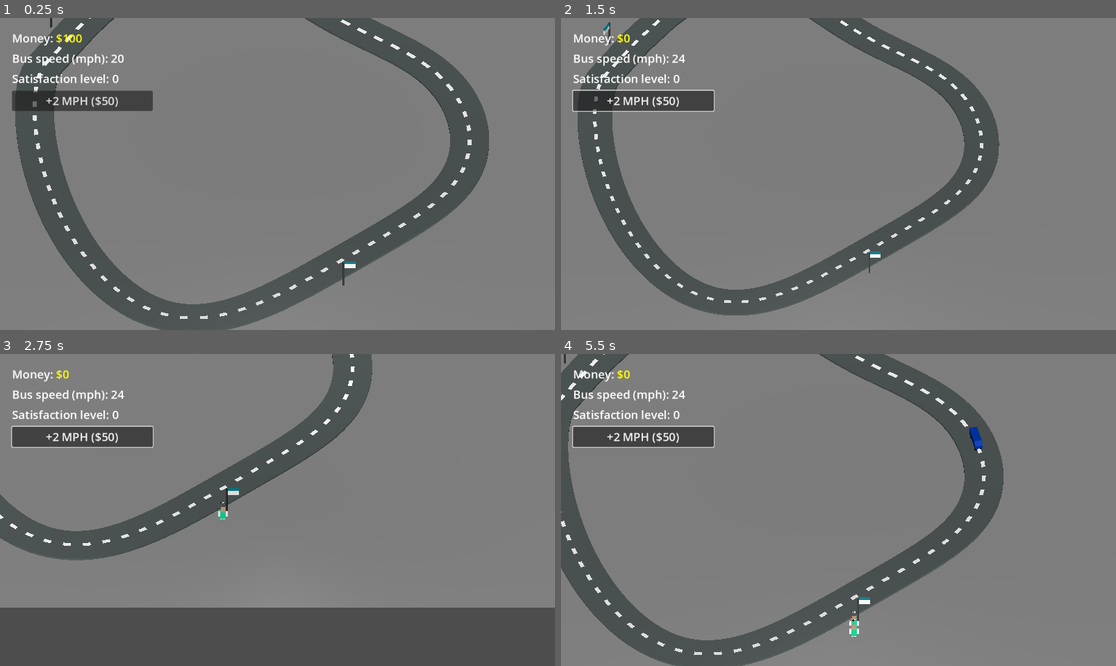
Above: before the commit, frames 1-4 (two rows, left to right).
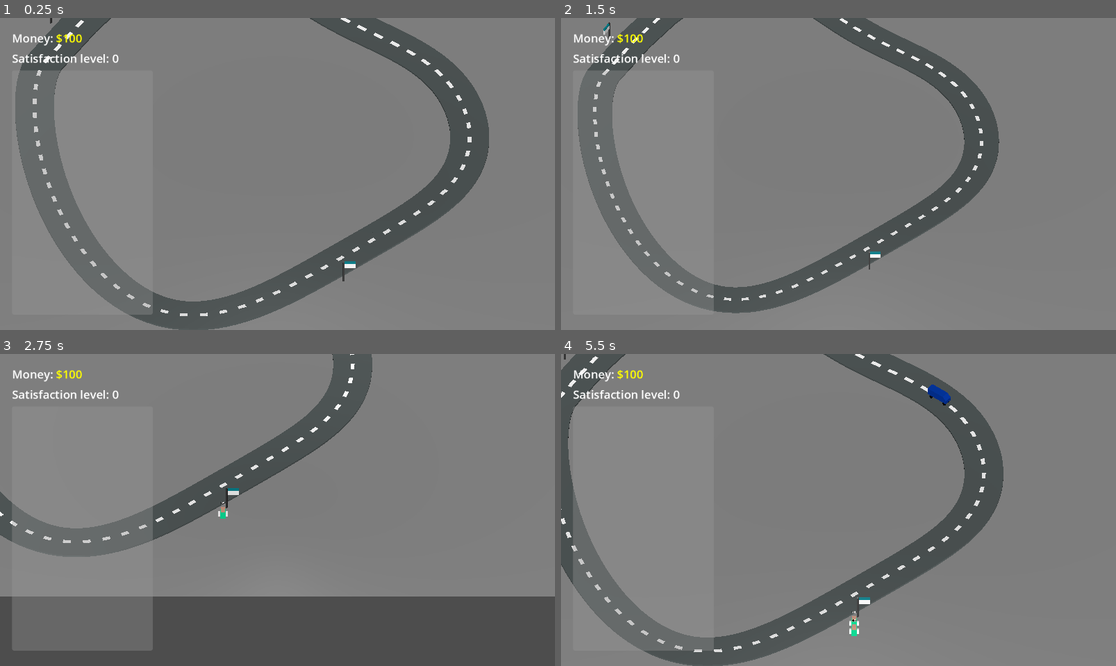
Above: after the commit, the same moments.

Repository: RaymoZou/gmtk-2025
Game: Godot game, scene res://scenes/main.tscn
Same seed, same stepped clock (60 frames per second), same inputs: the game is played once before the commit and once after it.
Inputs (mouse positions are in pixels of both pictures, inside the frame that each line leads up to):
- Up to frame 1 (0.25 s): no input
- Up to frame 2 (1.5 s): click (644, 102) at 0.5 s, where only the run before the commit has a clickable "+2 MPH ($50)"; tap Enter at 1.25 s; move the mouse to (960, 158) at 1.27 s; hold Right (ui_right) from 1.28 s (still down); tap Mouse wheel down (scroll_down) at 1.35 s; click (960, 158) at 1.42 s
- Up to frame 3 (2.75 s): move the mouse to (166, 525) at 2.02 s; release Right (ui_right) at 2.03 s; hold Down (ui_down) from 2.03 s (still down); tap Mouse wheel up (scroll_up) at 2.1 s
- Up to frame 4 (5.5 s): move the mouse to (894, 441) at 2.77 s; release Down (ui_down) at 2.78 s; hold Right (ui_right) 2.78-3.53 s; tap Mouse wheel down (scroll_down) at 2.85, 4.35 s; move the mouse to (810, 572) at 3.52 s; hold Up (ui_up) 3.53-4.28 s; tap Mouse wheel up (scroll_up) at 3.6, 5.1 s; click (810, 572) at 3.67 s; move the mouse to (1005, 556) at 4.27 s; hold Left (ui_left) from 4.28 s (still down); move the mouse to (672, 463) at 5.02 s

The runs differ from the first frame. In frame 1, 10% of the frame differs, in the area x 2-89%, y 0-100%; in frame 2, 9.2%; in frame 3, 13%, in the area x 0-100%, y 0-96%; in frame 4, 8.2%.

Commit message:
add: selectable bus and station ui

Diff:
--- a/scenes/Station.tscn
+++ b/scenes/Station.tscn
@@ -15,6 +15,7 @@
 
 [node name="Area3D" type="Area3D" parent="."]
 transform = Transform3D(1, 0, 0, 0, 1, 0, 0, 0, 1, 0.306397, 0.813954, -0.839338)
+collision_layer = 2
 
 [node name="CollisionShape3D" type="CollisionShape3D" parent="Area3D"]
 shape = SubResource("BoxShape3D_j74gr")
--- a/scenes/bus.tscn
+++ b/scenes/bus.tscn
@@ -9,6 +9,7 @@
 size = Vector3(1, 1, 1.12219)
 
 [node name="Bus" type="Area3D"]
+collision_mask = 2
 script = ExtResource("1_n5sl8")
 highlight_mat = ExtResource("2_38u8m")
 
--- a/scenes/main.tscn
+++ b/scenes/main.tscn
@@ -8,10 +8,19 @@
 [ext_resource type="PackedScene" uid="uid://43qq4is5khe5" path="res://scenes/Station.tscn" id="7_5vw27"]
 [ext_resource type="PackedScene" uid="uid://irdt2436v4j2" path="res://scenes/loop1.tscn" id="7_272bh"]
 
+[sub_resource type="WorldBoundaryShape3D" id="WorldBoundaryShape3D_o6xl0"]
+
 [node name="Main" type="Node2D"]
 
 [node name="CSGBox3D" type="CSGBox3D" parent="."]
-transform = Transform3D(247.684, 0, 0, 0, 1, 0, 0, 0, 225.866, 0, -2, 0)
+transform = Transform3D(247.684, 0, 0, 0, 1, 0, 0, 0, 225.866, 0, 0, 0)
+
+[node name="Area3D" type="StaticBody3D" parent="CSGBox3D"]
+collision_layer = 4
+collision_mask = 4
+
+[node name="CollisionShape3D" type="CollisionShape3D" parent="CSGBox3D/Area3D"]
+shape = SubResource("WorldBoundaryShape3D_o6xl0")
 
 [node name="Camera3D" parent="." instance=ExtResource("1_1bvp3")]
 transform = Transform3D(1, 0, 0, 0, 0.707107, 0.707107, 0, -0.707107, 0.707107, 0, 36, 29)
@@ -20,7 +29,7 @@
 transform = Transform3D(1, 0, 0, 0, 0.707107, 0.707107, 0, -0.707107, 0.707107, -3, 9, 7)
 
 [node name="Path3D" type="Path3D" parent="."]
-transform = Transform3D(1, 0, 0, 0, 1, 0, 0, 0, 1, 0, 0, -21)
+transform = Transform3D(1, 0, 0, 0, 1, 0, 0, 0, 1, 0, 1, -21)
 curve = ExtResource("2_kek77")
 
 [node name="PathFollow3D" type="PathFollow3D" parent="Path3D"]
--- a/scenes/ui.tscn
+++ b/scenes/ui.tscn
@@ -8,6 +8,7 @@
 anchors_preset = 0
 offset_right = 330.0
 offset_bottom = 257.0
+theme = ExtResource("2_m6e0p")
 script = ExtResource("1_fyqef")
 
 [node name="VBoxContainer" type="VBoxContainer" parent="."]
@@ -15,8 +16,7 @@
 offset_left = 25.0
 offset_top = 25.0
 offset_right = 317.0
-offset_bottom = 314.0
-theme = ExtResource("2_m6e0p")
+offset_bottom = 616.0
 
 [node name="MoneyLabel" type="RichTextLabel" parent="VBoxContainer"]
 unique_name_in_owner = true
@@ -25,24 +25,19 @@
 text = "Money: $100"
 fit_content = true
 
-[node name="SpeedLabel" type="RichTextLabel" parent="VBoxContainer"]
-unique_name_in_owner = true
-layout_mode = 2
-text = "Bus speed (mph): 20"
-fit_content = true
-
 [node name="SatisfactionLabel" type="RichTextLabel" parent="VBoxContainer"]
 unique_name_in_owner = true
 layout_mode = 2
 text = "Satisfaction level: 0"
 fit_content = true
 
-[node name="BusButton" type="Button" parent="VBoxContainer"]
+[node name="PanelContainer" type="PanelContainer" parent="VBoxContainer"]
+layout_mode = 2
+size_flags_vertical = 3
+
+[node name="SelectableDisplay" type="VBoxContainer" parent="VBoxContainer/PanelContainer"]
 unique_name_in_owner = true
 layout_mode = 2
-tooltip_text = "Increases the speed of the bus - vroooooom."
-theme = ExtResource("2_m6e0p")
-text = "+2 MPH ($50)"
 
 [node name="GameOver" type="VBoxContainer" parent="."]
 visible = false
--- a/scripts/Station.gd
+++ b/scripts/Station.gd
@@ -43,6 +43,11 @@
 			mesh.material_overlay = highlight_mat
 			SignalBus.selected.emit(self)
 
+func update_capacity():
+	# TODO:
+	print("updating capacity")
+	pass
+
 # TODO: this is copy and paste from bus.gd - refactor into own scene
 func _on_selected(object: Node):
 	if object != self:
@@ -52,11 +57,10 @@
 # 1) unloads current passengers
 # 2) loads new passengers based on available space of bus
 func _on_area_entered(bus: Area3D) -> void:
-	# Drop off passengers first
 	bus.unload_passengers(self)
-	# Then load passengers
 	var available_space : int = bus.capacity - bus.passengers.size()
-	for i in available_space:
+	var passengers_to_load : int = min(available_space, passengers.size())
+	for i in passengers_to_load:
 		var p : Passenger = passengers.pop_front()
 		print_debug("loading passenger: %s" % p)
 		p.board_bus()
--- a/scripts/bus.gd
+++ b/scripts/bus.gd
@@ -2,20 +2,20 @@
 
 class_name Bus
 
-const SPEED_INCREMENT : int = 2
+const SPEED_INCREMENT: int = 2
+const SPEED_COST : int = 50 # how much a speed increment costs
 var passengers: Array[Passenger]
-var speed : int = 20
-var capacity : int = 3
+var speed: int = 20
+var capacity: int = 3
 
-@onready var audio_stream_player_3d : AudioStreamPlayer3D = %AudioStreamPlayer3D
-@export var highlight_mat : Resource
-@onready var mesh : MeshInstance3D = $bus/Cube
+@onready var audio_stream_player_3d: AudioStreamPlayer3D = %AudioStreamPlayer3D
+@export var highlight_mat: Resource
+@onready var mesh: MeshInstance3D = $bus/Cube
 
 func _init() -> void:
 	print("bus initialized")
 	if highlight_mat == null:
 		print_debug("need a highlight material!")
-	GameManager.increase_bus_speed.connect(_on_increase_bus_speed)
 	SignalBus.selected.connect(_on_selected)
 	input_event.connect(_on_input_event)
 
@@ -24,7 +24,7 @@
 	passengers.resize(capacity)
 	passengers.clear()
 
-func _on_selected(object : Node):
+func _on_selected(object: Node):
 	if object != self:
 		mesh.material_overlay = null
 
@@ -34,13 +34,25 @@
 			mesh.material_overlay = highlight_mat
 			SignalBus.selected.emit(self)
 
+# TODO:
+func increase_capacity():
+	pass
 
-func _on_increase_bus_speed():
-	speed += SPEED_INCREMENT
-	SignalBus.speed_increased.emit(speed)
+
+# 1) increases the speed of the bus
+# 2) deducts money
+# 3) tells alls listeners of money_updated that money has been updated - useful
+#	 for ui updates
+func increase_speed():
+	if GameManager.money >= SPEED_COST:
+		speed += SPEED_INCREMENT
+		GameManager.money -= SPEED_COST
+		SignalBus.speed_increased.emit(self)
+	else:
+		print("Not enough money to increase speed.")
 
 # station.gd handles the passenger loading - just play sfx
-func load_passenger(p : Passenger) -> void:
+func load_passenger(p: Passenger) -> void:
 	audio_stream_player_3d.play()
 	passengers.push_back(p)
 
--- a/scripts/game_manager.gd
+++ b/scripts/game_manager.gd
@@ -1,7 +1,6 @@
 extends Node
 
 const STARTING_MONEY : int = 100
-const SPEED_COST : int = 50 # how much a speed increment costs
 const SATISFACTION_LEVEL_GOAL: int = 1500
 
 var stations: Array[Station] = []
@@ -13,11 +12,14 @@
 signal money_updated(amount : int)
 signal satisfaction_updated(amount: int)
 signal game_over
-signal increase_bus_speed # increases bus speed
 
 func _ready() -> void:
 	money_updated.emit(money)
 	SignalBus.passenger_dropped_off.connect(_on_passenger_dropped_off)
+	SignalBus.speed_increased.connect(_on_speed_increased)
+
+func _on_speed_increased(_bus: Bus) -> void:
+	money_updated.emit(money)
 
 func _on_passenger_dropped_off(fare: int, satisfaction: int) -> void:
 	money += fare
@@ -32,15 +34,3 @@
 	if event is InputEventMouseButton:
 		if event.button_index == MOUSE_BUTTON_LEFT and event.pressed:
 			SignalBus.selected.emit(null)
-
-# 1) increases the speed of the bus
-# 2) deducts money
-# 3) tells alls listeners of money_updated that money has been updated - useful
-#	 for ui updates
-func increase_speed():
-	if (money >= SPEED_COST):
-		increase_bus_speed.emit()
-		money -= SPEED_COST
-		money_updated.emit(money)
-	else:
-		print("no money :(")
--- a/scripts/signal_bus.gd
+++ b/scripts/signal_bus.gd
@@ -1,5 +1,5 @@
 extends Node
 
-signal speed_increased(speed : int)
+signal speed_increased(bus : Bus)
 signal passenger_dropped_off(money: int, satisfaction: int)
 signal selected(object: Node)
--- a/scripts/ui.gd
+++ b/scripts/ui.gd
@@ -2,49 +2,68 @@
 
 @onready var money_text : RichTextLabel = %MoneyLabel
 @onready var satisfaction_text: RichTextLabel = %SatisfactionLabel
-@onready var bus_button : Button = %BusButton
-@onready var speed_label : RichTextLabel = %SpeedLabel
+@onready var selectable_display : VBoxContainer = %SelectableDisplay # vbox
 @onready var satisfaction_label : RichTextLabel = %SatisfactionLabel
+
+@export var curr_selected : Node = null
 
 func _ready() -> void:
 	GameManager.money_updated.connect(_on_money_updated)
 	GameManager.satisfaction_updated.connect(_on_satisfaction_updated)
 	GameManager.game_over.connect(_on_game_over)
-	bus_button.button_down.connect(_on_button_down)
-	SignalBus.speed_increased.connect(_on_speed_increased)
 	SignalBus.passenger_dropped_off.connect(_on_passenger_dropped_off)
 	SignalBus.selected.connect(_on_selected)
+	SignalBus.speed_increased.connect(render_bus_info) # Update bus info when speed is increased
 
-func render_station_info(station : Station):
-	# TODO:
-	pass
+func clear_selectable_display():
+	for child in selectable_display.get_children():
+		child.queue_free()
+
+func render_station_info(station: Station):
+	clear_selectable_display()
+	var button = Button.new()
+	button.text = station.name
+	button.pressed.connect(station.update_capacity)
+	selectable_display.add_child(button)
 
 func render_bus_info(bus : Bus):
-	print("%d / %d" % [bus.passengers.size(), bus.capacity])
-	print("Speed: %s" % bus.speed)
+	clear_selectable_display()
 
+	# speed button
+	var speed_button = Button.new()
+	speed_button.text = "speed: %s" % bus.speed
+	speed_button.pressed.connect(bus.increase_speed)
+	speed_button.disabled = GameManager.money < Bus.SPEED_COST
+	selectable_display.add_child(speed_button)
+
+	# capacity button
+	var capacity_button = Button.new()
+	capacity_button.text = "capacity: %s" % bus.capacity
+	capacity_button.pressed.connect(bus.increase_capacity)
+	selectable_display.add_child(capacity_button)
+
+func render_selected():
+	if curr_selected is Station:
+		render_station_info(curr_selected as Station)
+	elif curr_selected is Bus:
+		render_bus_info(curr_selected as Bus)
+	else:
+		clear_selectable_display()
 
 func _on_selected(object : Node):
-	if object is Station:
-		render_station_info(object as Station)
-	elif object is Bus:
-		render_bus_info(object as Bus)
+	curr_selected = object
+	print(curr_selected)
+	render_selected()
 
 func _on_passenger_dropped_off(_money : int, satisfaction: int):
-	print_debug("satisfaction: %d" % satisfaction)
+	# print_debug("satisfaction: %d" % satisfaction)
 	satisfaction_label.text = "Passenger satisfaction (last drop off): %d" % satisfaction
-
-func _on_speed_increased(speed : int):
-	speed_label.text = "Bus speed (mph): %d" % speed
-	#print("ui: bus speed is now %d!" % speed)
-
-func _on_button_down() -> void:
-	GameManager.increase_speed()
 
 # TODO: this needs to be called when a signal is emitted
 func _on_money_updated(amount : int):
 	print("ui: updated money with %d" % amount)
 	money_text.text = "Money: [color=yellow]$%d[/color]" % amount
+	render_selected()
 
 func _on_satisfaction_updated(amount: int):
 	satisfaction_text.text = "Satisfaction level: %d" % amount
Not shown: 1 places in scenes/main.tscn that only renumber resources
